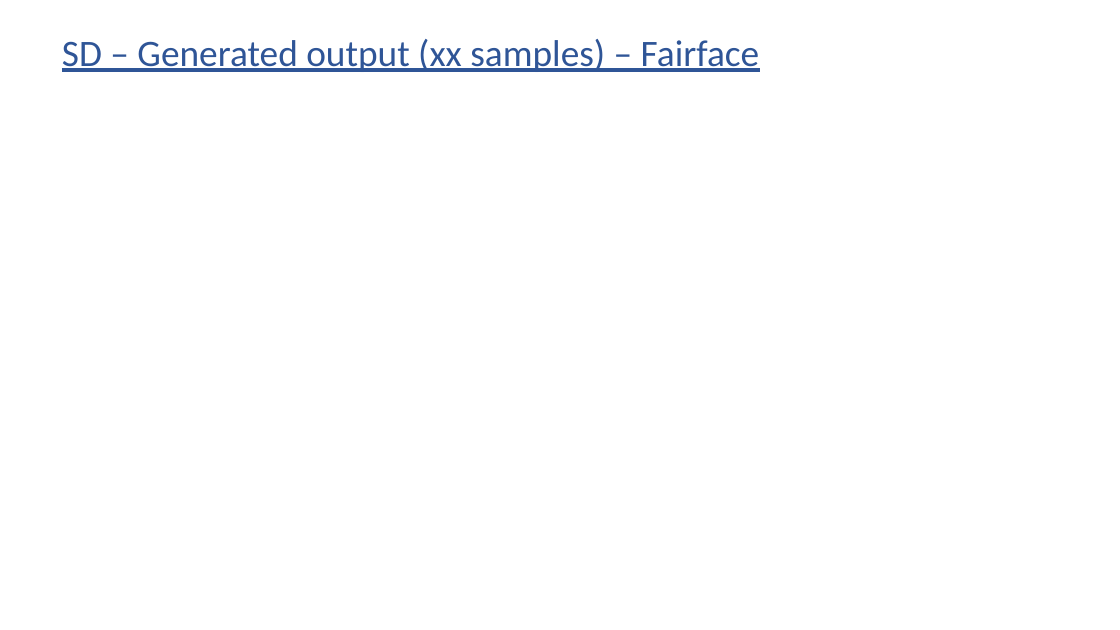
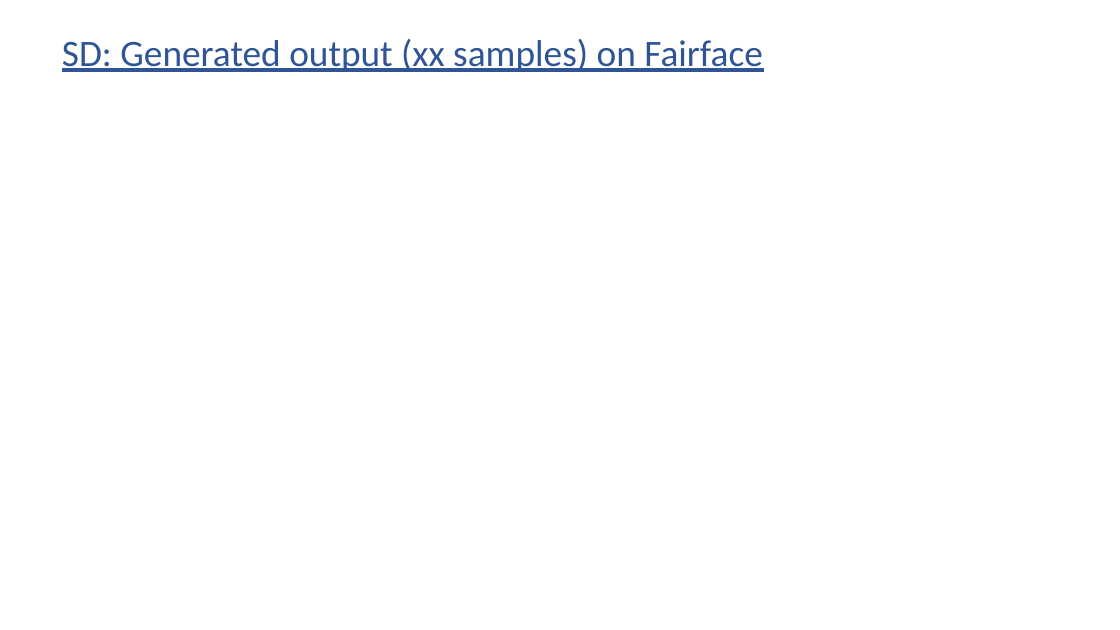
Before and after one commit to subirkumarparida/DDPM, a slide deck: slide 23 of Bias_Diffusion_v3.pptx (slide 22 before the commit). Drawn at 1120x630 pixels with LibreOffice and Linux fonts; fonts in the diff are those of the drawing. Boxes give left, top, right and bottom in pixels: in the first picture for what was removed or moved away, otherwise in the second. Text is boxed around its words. In the diff, an @@ line names an element or a change of style, - is before the commit and + after.

```diff
--- a/Bias_Diffusion_v3.pptx
+++ b/Bias_Diffusion_v3.pptx
@@ text at (x1=62, y1=39, x2=762, y2=72): text changed @@
-SD – Generated output (xx samples) – Fairface
+SD: Generated output (xx samples) on Fairface
```
Also in this commit, not shown: 7 other slides changed, 22 slides added.
